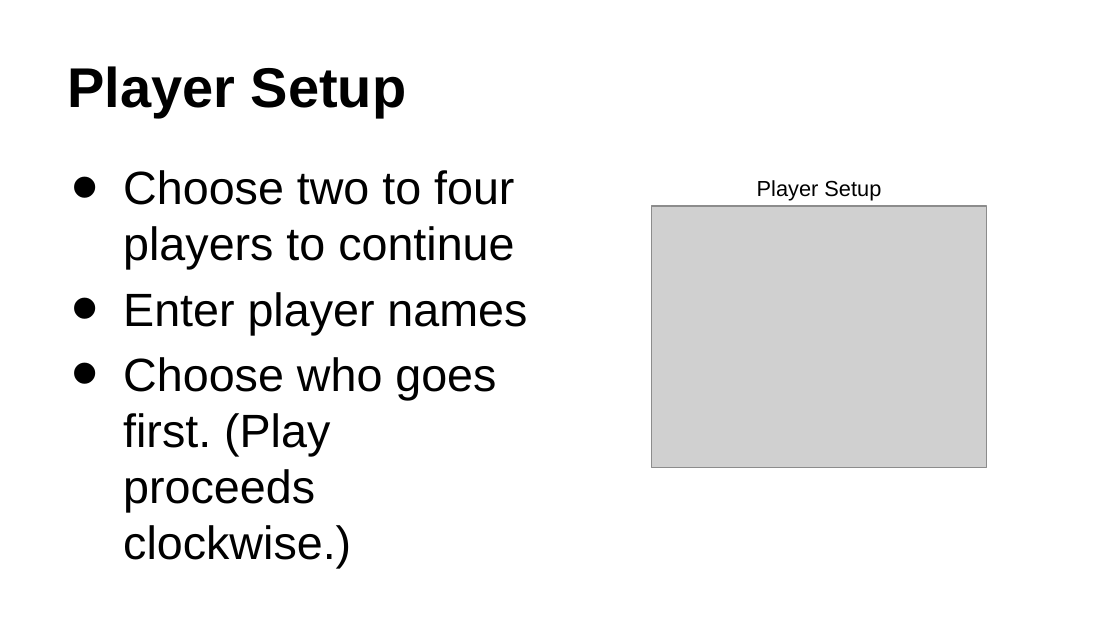
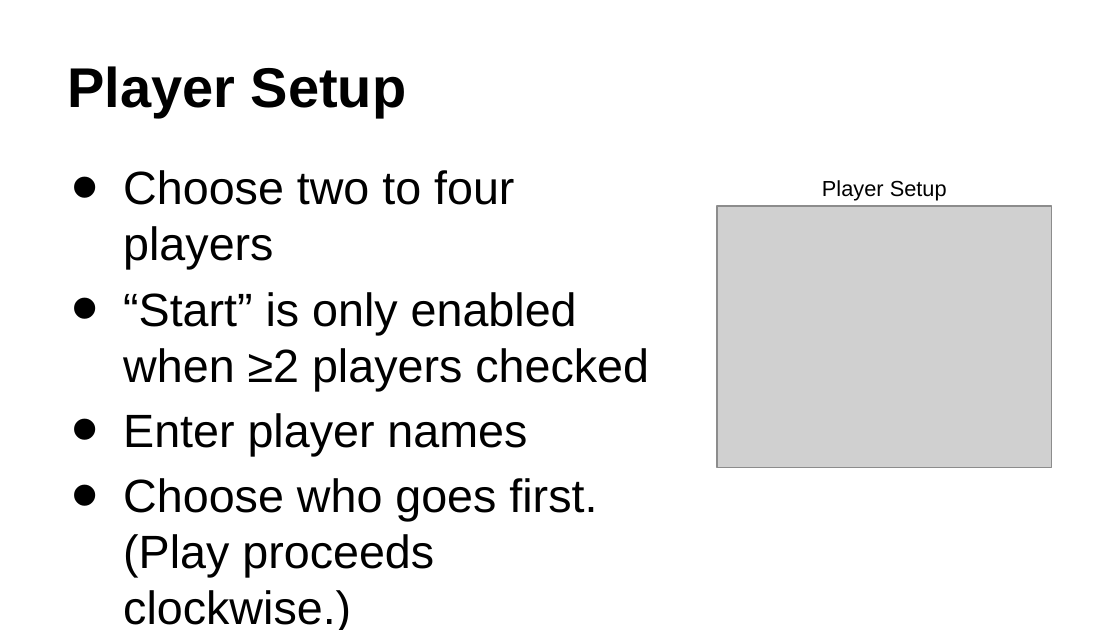
Before and after one commit to drexel-cs451-rbbtd/apologies, a slide deck: slide 5 of doc/slide prototype/export from Google Drive.pptx. Drawn at 1120x630 pixels with LibreOffice and Linux fonts; fonts in the diff are those of the drawing; grey boxes stand for pictures. Boxes give left, top, right and bottom in pixels: in the first picture for what was removed or moved away, otherwise in the second. Text is boxed around its words. In the diff, an @@ line names an element or a change of style, - is before the commit and + after.

```diff
--- a/doc/slide prototype/export from Google Drive.pptx
+++ b/doc/slide prototype/export from Google Drive.pptx
@@ text at [123, 170, 649, 391]: text changed @@
-• Choose two to four players to continue
+• Choose two to four players
+• “Start” is only enabled when ≥2 players checked
@@ text "Player Setup": place and size @@
-text "Player Setup" at [757, 180, 881, 201]
+text "Player Setup" at [822, 180, 947, 201]
@@ picture: place and size @@
-picture at [652, 206, 987, 467]
+picture at [717, 206, 1052, 467]
```
Also in this commit, not shown: 5 other slides changed, 4 slides added, 1 other file.
